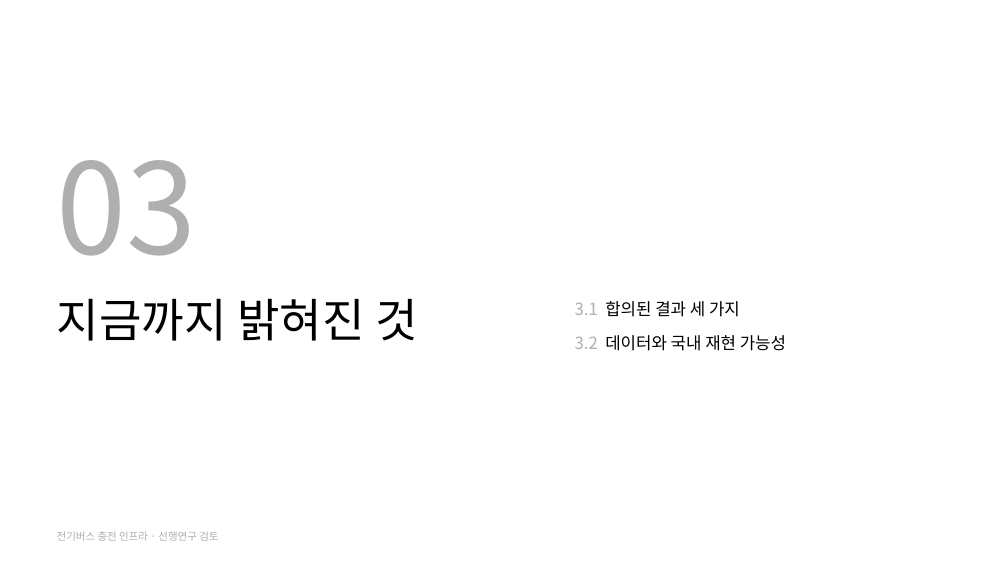
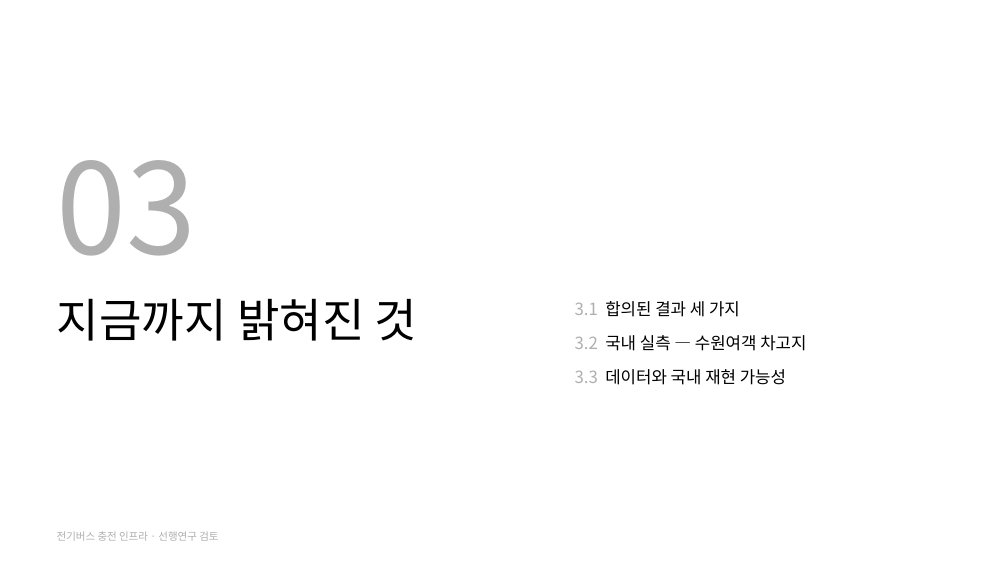
Before and after one commit to jujuwon7/presentation, a slide deck: slide 12 of 전기버스_충전인프라_선행연구_검토.pptx. Drawn at 1008x567 pixels with LibreOffice and Linux fonts; fonts in the diff are those of the drawing. Boxes give left, top, right and bottom in pixels: in the first picture for what was removed or moved away, otherwise in the second. Text is boxed around its words. In the diff, an @@ line names an element or a change of style, - is before the commit and + after.

```diff
--- a/전기버스_충전인프라_선행연구_검토.pptx
+++ b/전기버스_충전인프라_선행연구_검토.pptx
@@ text at (x1=575, y1=335, x2=806, y2=385): text changed @@
-3.2 데이터와 국내 재현 가능성
+3.2 국내 실측 — 수원여객 차고지
+3.3 데이터와 국내 재현 가능성
```
Also in this commit, not shown: 4 other slides changed, 1 slide added.
